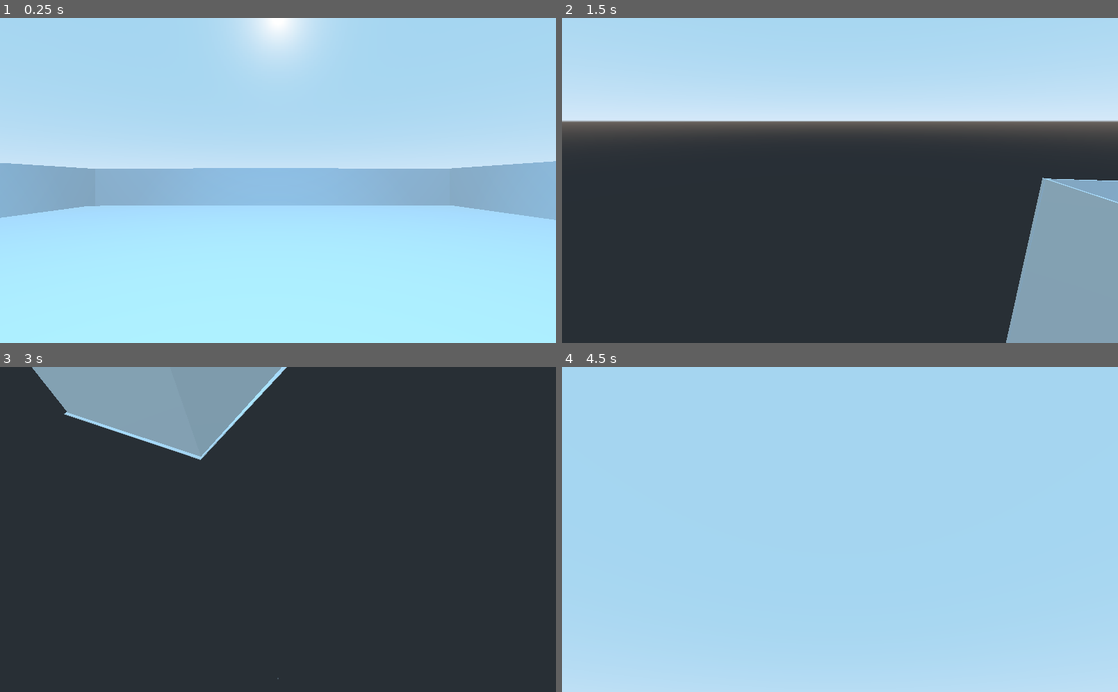
Above: before the commit, frames 1-4 (two rows, left to right).
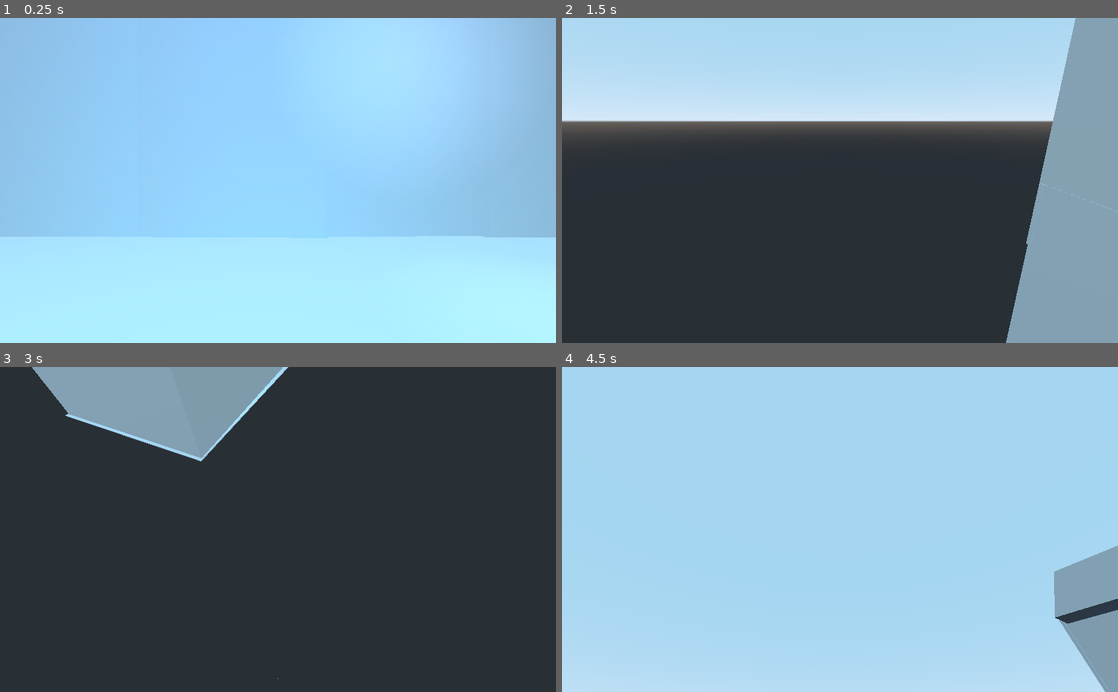
Above: after the commit, the same moments.

Repository: Gabbycl/AR218_Clay
Game: Godot game, scene res://Levels/House.tscn
The game is run twice, just before and just after one commit, with the same random seed, the same clock (stepped at 60 frames per second) and the same inputs. The project has no main scene, so this scene is started directly.
Inputs (mouse positions are in pixels of both pictures, inside the frame that each line leads up to):
- Up to frame 1 (0.25 s): no input
- Up to frame 2 (1.5 s): tap Enter at 0.5 s; move the mouse to (962, 164) at 0.52 s; hold Right (move_right) 0.53-1.28 s; tap Space (jump) at 0.77 s; move the mouse to (728, 196) at 1.27 s; hold O (move_backward) from 1.28 s (still down)
- Up to frame 3 (3 s): tap Space (jump) at 1.52, 2.75 s; move the mouse to (333, 458) at 2.02 s; release O (move_backward) at 2.03 s; hold Right (move_right) 2.03-2.78 s; move the mouse to (250, 594) at 2.77 s; hold , (move_forward) from 2.78 s (still down)
- Up to frame 4 (4.5 s): tap Space (jump) at 3.02, 3.77 s; move the mouse to (1006, 578) at 3.52 s; release , (move_forward) at 3.53 s; hold A (move_left) from 3.53 s (still down); tap Enter at 4.25 s; move the mouse to (673, 480) at 4.27 s

The runs differ from the first frame. In frame 1, 36% of the frame differs, in the area x 0-100%, y 0-68%; in frame 2, 5.5%; in frame 3, 0.4%; in frame 4, 3.6%.

Commit message:
update

Diff:
--- /dev/null
+++ b/3D_World_Workshop-main/3D_World_Workshop/Girl.gd
@@ -0,0 +1,19 @@
+extends Spatial
+var speed = 1
+func _process(delta):
+	rotation_degrees.y += speed
+	if rotation_degrees.y < 0 or rotation_degrees.y > 360:
+		pass
+# Declare member variables here. Examples:
+# var a = 2
+# var b = "text"
+
+
+# Called when the node enters the scene tree for the first time.
+func _ready():
+	pass # Replace with function body.
+
+
+# Called every frame. 'delta' is the elapsed time since the previous frame.
+#func _process(delta):
+#	pass
--- /dev/null
+++ b/3D_World_Workshop-main/3D_World_Workshop/Girl.tscn
@@ -0,0 +1,41 @@
+[gd_scene load_steps=5 format=2]
+
+[sub_resource type="SphereMesh" id=1]
+
+[sub_resource type="PrismMesh" id=2]
+
+[sub_resource type="CubeMesh" id=3]
+
+[sub_resource type="CubeMesh" id=4]
+
+[node name="Girl" type="Spatial"]
+
+[node name="MeshInstance" type="MeshInstance" parent="."]
+transform = Transform( 0.240216, 0, 0, 0, 0.235867, 0, 0, 0, 0.231185, 0, 0, 0 )
+mesh = SubResource( 1 )
+material/0 = null
+
+[node name="MeshInstance2" type="MeshInstance" parent="MeshInstance"]
+transform = Transform( 1.77486, 0, 0, 0, 2.46263, 0, 0, 0, 0.643639, 0, -1.92176, 0 )
+mesh = SubResource( 2 )
+material/0 = null
+
+[node name="MeshInstance3" type="MeshInstance" parent="MeshInstance"]
+transform = Transform( -1.12664, -0.0533036, 0, 1.57329, -0.107789, 0, 0, 0, 0.223474, 1.00636, -2.05398, 0 )
+mesh = SubResource( 3 )
+material/0 = null
+
+[node name="MeshInstance4" type="MeshInstance" parent="MeshInstance"]
+transform = Transform( -1.12215, 0.117117, 0, -1.57661, -0.018406, 0, 0, 0, 0.223474, -0.943975, -2.05398, 0 )
+mesh = SubResource( 3 )
+material/0 = null
+
+[node name="MeshInstance5" type="MeshInstance" parent="MeshInstance"]
+transform = Transform( 0.200339, 0, 0, 0, -0.00406182, -1.89655, 0, 0.229265, -0.0662436, 0.897775, -4.06625, 0 )
+mesh = SubResource( 4 )
+material/0 = null
+
+[node name="MeshInstance6" type="MeshInstance" parent="MeshInstance"]
+transform = Transform( 0.200339, 0, 0, 0, -0.0040087, -1.87175, 0, 0.229265, -0.0662436, -0.927228, -4.1464, 0 )
+mesh = SubResource( 4 )
+material/0 = null
--- a/3D_World_Workshop-main/3D_World_Workshop/Levels/House.tscn
+++ b/3D_World_Workshop-main/3D_World_Workshop/Levels/House.tscn
@@ -1,9 +1,11 @@
-[gd_scene load_steps=10 format=2]
+[gd_scene load_steps=14 format=2]
 
 [ext_resource path="res://Scenes/Couch.tscn" type="PackedScene" id=1]
 [ext_resource path="res://Scenes/Table.tscn" type="PackedScene" id=2]
 [ext_resource path="res://FirstPersonPlayer/Player.tscn" type="PackedScene" id=3]
 [ext_resource path="res://Scenes/stairs.tscn" type="PackedScene" id=4]
+[ext_resource path="res://Girl.tscn" type="PackedScene" id=5]
+[ext_resource path="res://Girl.gd" type="Script" id=6]
 
 [sub_resource type="CubeMesh" id=1]
 
@@ -16,6 +18,10 @@
 
 [sub_resource type="CubeMesh" id=5]
 
+[sub_resource type="CubeMesh" id=6]
+
+[sub_resource type="PrismMesh" id=7]
+
 [node name="House" type="Spatial"]
 
 [node name="Floor" type="MeshInstance" parent="."]
@@ -24,7 +30,7 @@
 material/0 = null
 
 [node name="StaticBody" type="StaticBody" parent="Floor"]
-transform = Transform( 8.93861, 0, 0, 0, 1, 0, 0, 0, 8.09811, 0, 0, 0 )
+transform = Transform( 9.5483, 0, 0, 0, 1, 0, 0, 0, 8.78206, 0, -4.44364, 0 )
 
 [node name="CollisionShape" type="CollisionShape" parent="Floor/StaticBody"]
 shape = SubResource( 2 )
@@ -40,7 +46,7 @@
 material/0 = null
 
 [node name="MeshInstance7" type="MeshInstance" parent="."]
-transform = Transform( 0.708983, 0, 0, 0, 0.706777, 0, 0, 0, 0.00813383, -0.0891745, 1.70033, -2.29315 )
+transform = Transform( 0.708983, 0, 0, 0, 0.706777, 0, 0, 0, 0.00813383, -0.0891745, 1.70033, -2.29874 )
 mesh = SubResource( 3 )
 material/0 = null
 
@@ -104,3 +110,71 @@
 transform = Transform( 0.467141, 0, 0, 0, 0.0078648, 0, 0, 0, 0.307234, 1.33313, 2.03662, 1.95047 )
 mesh = SubResource( 5 )
 material/0 = null
+
+[node name="Girl" parent="." instance=ExtResource( 5 )]
+transform = Transform( -0.0349199, 0, 0.471995, 0, 0.492886, 0, -0.522846, 0, -0.0315237, -0.964128, 0.740657, 0 )
+script = ExtResource( 6 )
+
+[node name="AnimationPlayer" type="AnimationPlayer" parent="Girl"]
+
+[node name="MeshInstance12" type="MeshInstance" parent="."]
+transform = Transform( 1.83689, 0, 0, 0, 1.28417, 0, 0, 0, 0.0226614, 0, 3.21826, 2.24881 )
+mesh = SubResource( 6 )
+material/0 = null
+
+[node name="MeshInstance13" type="MeshInstance" parent="."]
+transform = Transform( 0.55817, 0, 0.00012443, 0, 1.28329, 0, 0.011427, 0, 0.0226407, -0.281998, 3.21826, -1.17506 )
+mesh = SubResource( 6 )
+material/0 = null
+
+[node name="MeshInstance21" type="MeshInstance" parent="."]
+transform = Transform( 0.122542, 0, 3.90275e-05, 0, 1.28329, 0, 0.0101118, 0, 0.0226403, -1.71127, 3.21826, -1.17506 )
+mesh = SubResource( 6 )
+material/0 = null
+
+[node name="MeshInstance17" type="MeshInstance" parent="."]
+transform = Transform( 0.356317, 0, 0.00165412, 0, 1.2782, 0, 0.010097, 0, 0.0224908, 1.41412, 3.21826, -1.17506 )
+mesh = SubResource( 6 )
+material/0 = null
+
+[node name="MeshInstance16" type="MeshInstance" parent="."]
+transform = Transform( 0.468311, 0, 0.00239339, 0, 0.577484, 0, -0.0142602, 0, 0.0225147, 0.726056, 2.62854, -1.17388 )
+mesh = SubResource( 6 )
+material/0 = null
+
+[node name="MeshInstance19" type="MeshInstance" parent="."]
+transform = Transform( 0.706769, 0, 0.00361206, 0, 0.579459, 0, -0.014309, 0, 0.0225917, -1.10898, 2.62854, -1.17388 )
+mesh = SubResource( 6 )
+material/0 = null
+
+[node name="MeshInstance18" type="MeshInstance" parent="."]
+transform = Transform( 0.468311, 0, 0.00239339, 0, 0.354666, 0, -0.0142602, 0, 0.0225147, 0.726056, 4.14277, -1.16009 )
+mesh = SubResource( 6 )
+material/0 = null
+
+[node name="MeshInstance20" type="MeshInstance" parent="."]
+transform = Transform( 0.674585, 0, 0.00344758, 0, 0.354666, 0, -0.0142602, 0, 0.0225147, -1.12201, 4.14277, -1.16009 )
+mesh = SubResource( 6 )
+material/0 = null
+
+[node name="MeshInstance14" type="MeshInstance" parent="."]
+transform = Transform( -0.0141423, 0, 0.0226595, 0, 1.28417, 0, -1.71127, 0, -7.38174e-05, -1.81613, 3.21826, 0.508451 )
+mesh = SubResource( 6 )
+material/0 = null
+
+[node name="MeshInstance15" type="MeshInstance" parent="."]
+transform = Transform( -0.0141423, 0, 0.0226595, 0, 1.28417, 0, -1.71127, 0, -7.38174e-05, 1.75756, 3.21826, 0.552603 )
+mesh = SubResource( 6 )
+material/0 = null
+
+[node name="OmniLight3" type="OmniLight" parent="."]
+transform = Transform( 1, 0, 0, 0, 0.642868, -0.765977, 0, 0.765977, 0.642868, 0.700586, 2.93666, -0.456322 )
+light_color = Color( 0.619507, 0.659943, 0.78125, 1 )
+light_energy = 0.52
+light_indirect_energy = 0.77
+omni_range = 1.0
+
+[node name="MeshInstance22" type="MeshInstance" parent="."]
+transform = Transform( 2.32251, 0, 0, 0, 0.867969, 0, 0, 0, 1.6576, -0.0324841, 5.285, 0.539987 )
+mesh = SubResource( 7 )
+material/0 = null
--- /dev/null
+++ b/3D_World_Workshop-main/3D_World_Workshop/boy.tscn
@@ -0,0 +1,41 @@
+[gd_scene load_steps=5 format=2]
+
+[sub_resource type="SphereMesh" id=1]
+
+[sub_resource type="CubeMesh" id=2]
+
+[sub_resource type="CubeMesh" id=3]
+
+[sub_resource type="CubeMesh" id=4]
+
+[node name="boy" type="Spatial"]
+
+[node name="MeshInstance" type="MeshInstance" parent="."]
+transform = Transform( 0.240216, 0, 0, 0, 0.235867, 0, 0, 0, 0.231185, 0, 0, 0 )
+mesh = SubResource( 1 )
+material/0 = null
+
+[node name="MeshInstance2" type="MeshInstance" parent="MeshInstance"]
+transform = Transform( 1.17333, 0, 0, 0, 1.54963, 0, 0, 0, 0.726951, 0, -2.40776, 0 )
+mesh = SubResource( 2 )
+material/0 = null
+
+[node name="MeshInstance3" type="MeshInstance" parent="MeshInstance"]
+transform = Transform( -1.12664, -0.0533036, 0, 1.57329, -0.107789, 0, 0, 0, 0.223474, 1.00636, -2.05398, 0 )
+mesh = SubResource( 3 )
+material/0 = null
+
+[node name="MeshInstance4" type="MeshInstance" parent="MeshInstance"]
+transform = Transform( -1.12215, 0.117117, 0, -1.57661, -0.018406, 0, 0, 0, 0.223474, -0.943975, -2.05398, 0 )
+mesh = SubResource( 3 )
+material/0 = null
+
+[node name="MeshInstance5" type="MeshInstance" parent="MeshInstance"]
+transform = Transform( 0.433458, 0, 0, 0, -0.0040464, -1.88935, 0, 0.228394, -0.065992, 0.543224, -4.06625, 0 )
+mesh = SubResource( 4 )
+material/0 = null
+
+[node name="MeshInstance6" type="MeshInstance" parent="MeshInstance"]
+transform = Transform( 0.419142, 0, 0, 0, -0.0040087, -1.87175, 0, 0.229265, -0.0662436, -0.794776, -4.1464, 0 )
+mesh = SubResource( 4 )
+material/0 = null
